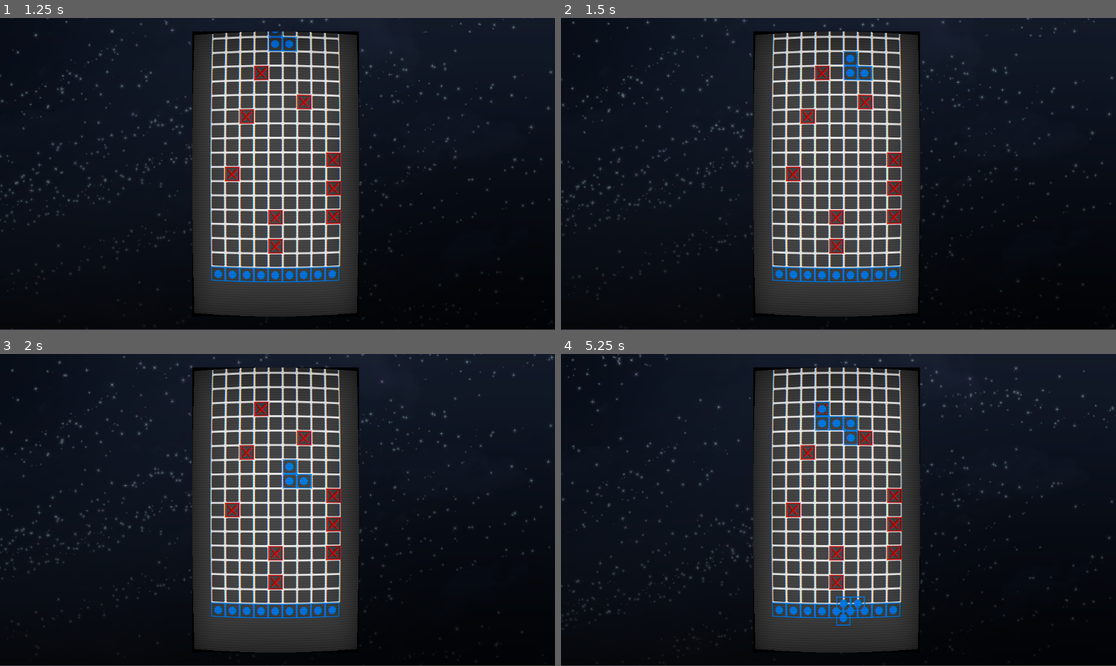
Above: before the commit, frames 1-4 (two rows, left to right).
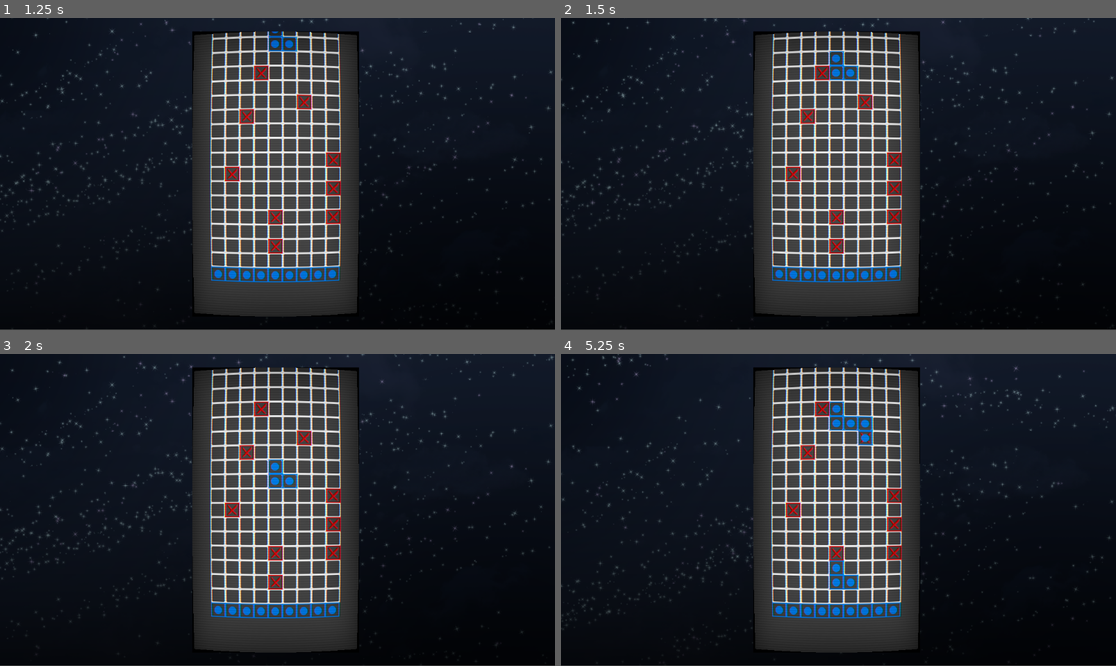
Above: after the commit, the same moments.

Repository: TheDartFrog/SpaceshipBlocksNavGame
Game: Godot game, scene res://scenes/main_game_scene.tscn
The game is run twice, just before and just after one commit, with the same random seed, the same clock (stepped at 60 frames per second) and the same inputs. The engine's default icon, where the game draws it, is replaced by a stand-in: a white triangle on a blue panel in a dark square.
Inputs:
- Up to frame 1 (1.25 s): hold E (rotate_right) from 0.53 s (still down); tap A (left_click) at 0.6 s
- Up to frame 2 (1.5 s): release E (rotate_right) at 1.28 s; hold Space (block_down) from 1.28 s (still down); tap D (right_click) at 1.35 s
- Up to frame 3 (2 s): keep holding Space (block_down)
- Up to frame 4 (5.25 s): release Space (block_down) at 2.03 s; hold E (rotate_right) 2.03-3.53 s; tap A (left_click) at 2.1, 3.6, 5.1 s; tap D (right_click) at 2.85, 4.35 s; hold Q (rotate_left) 3.53-5.03 s; hold Space (block_down) from 5.03 s (still down)

Frame 1 is identical in both runs. In frame 2, 0.3% of the frame differs, in the area x 48-57%, y 10-21%; in frame 3, 0.3%; in frame 4, 1.0%, in the area x 45-57%, y 15-88%.

Commit message:
Pre risky commit (stops for now)

Diff:
--- a/reference_script.gd
+++ b/reference_script.gd
@@ -5,6 +5,9 @@
 var is_falling: bool = false
 var base_gravity: float = 5.0
 var is_set: bool = false
+
+func _ready() -> void:
+	SignalBus.block_set.connect(_on_block_set)
 
 func rotate_right():
 	global_rotation_degrees += 90.0
@@ -15,4 +18,11 @@
 func _process(delta: float) -> void:
 	if !is_falling:
 		return
+	Global.player_input_manager.input_ceased = true
 	position.y += base_gravity
+
+func _on_block_set(current_block):
+	if current_block == self:
+		print("im killing myself: ", current_block)
+		Global.player_input_manager.input_ceased = false
+		queue_free()
--- a/scripts/global.gd
+++ b/scripts/global.gd
@@ -2,6 +2,8 @@
 
 func _ready():
 	pass
+
+var player_input_manager
 
 ## !!!!!!!!!!!!!!!!!!
 ## When adding new block shapes - add #1 here, #2 in blockTypeToString, #3 in blockDictionary
--- a/scripts/main_game_handler.gd
+++ b/scripts/main_game_handler.gd
@@ -60,16 +60,24 @@
 
 
 
-func _process(delta: float) -> void:
+func _process(_delta: float) -> void:
 
 	if blocks_spawner.current_block != null && blocks_spawner.current_block.is_falling == true:
+		var current_block = blocks_spawner.current_block
 		var current_block_tilemap_pos = current_gridmap.tilemap.local_to_map(current_gridmap.tilemap.to_local(blocks_spawner.current_block.global_position))
 		if current_gridmap.tilemap.get_cell_tile_data(current_block_tilemap_pos) != null:
 			if current_gridmap.tilemap.get_cell_tile_data(current_block_tilemap_pos + Vector2i(0, 1)).get_custom_data("is_stopable") == true:
 				var snap = current_gridmap.tilemap.map_to_local(current_block_tilemap_pos)
-				blocks_spawner.current_block.global_position = current_gridmap.tilemap.to_global(snap)
-				blocks_spawner.current_block.is_falling = false
-				SignalBus.block_set.emit()
+				current_block.global_position = current_gridmap.tilemap.to_global(snap) - Vector2(15,15)
+				var blocks = current_block.tilemap.get_used_cells()
+				var cells_to_set: Array = []
+				for block in blocks:
+					cells_to_set.append(current_gridmap.tilemap.local_to_map(current_gridmap.tilemap.to_local(current_block.tilemap.to_global(current_block.tilemap.map_to_local(block)))))
+				for cell in cells_to_set:
+					current_gridmap.tilemap.set_cell(cell, 3, Vector2(2,0))
+
+				current_block.is_falling = false
+				SignalBus.block_set.emit(current_block)
 
 
 #func get_block_path():
--- a/scripts/player_input_manager.gd
+++ b/scripts/player_input_manager.gd
@@ -3,7 +3,14 @@
 
 @onready var block_spawner = $"../CanvasLayer/MainViewContainer/SubViewport/UpcomingBlockManagerScene"
 
+var input_ceased: bool = false
+
+func _ready() -> void:
+	Global.player_input_manager = self
+
 func _unhandled_input(_event: InputEvent) -> void:
+	if input_ceased:
+		return
 	if Input.is_action_just_pressed("left_click"):
 		handle_left_click()
 		return
--- a/scripts/upcoming_block_manager_script.gd
+++ b/scripts/upcoming_block_manager_script.gd
@@ -54,7 +54,7 @@
 
 
 
-func spawnNextBlock() -> Node2D:
+func spawnNextBlock(_old_block = null) -> Node2D:
 	print("Spawning next block...")
 
 	## TODO: czy tak to spawnować żeby działało na gridzie? xdd
